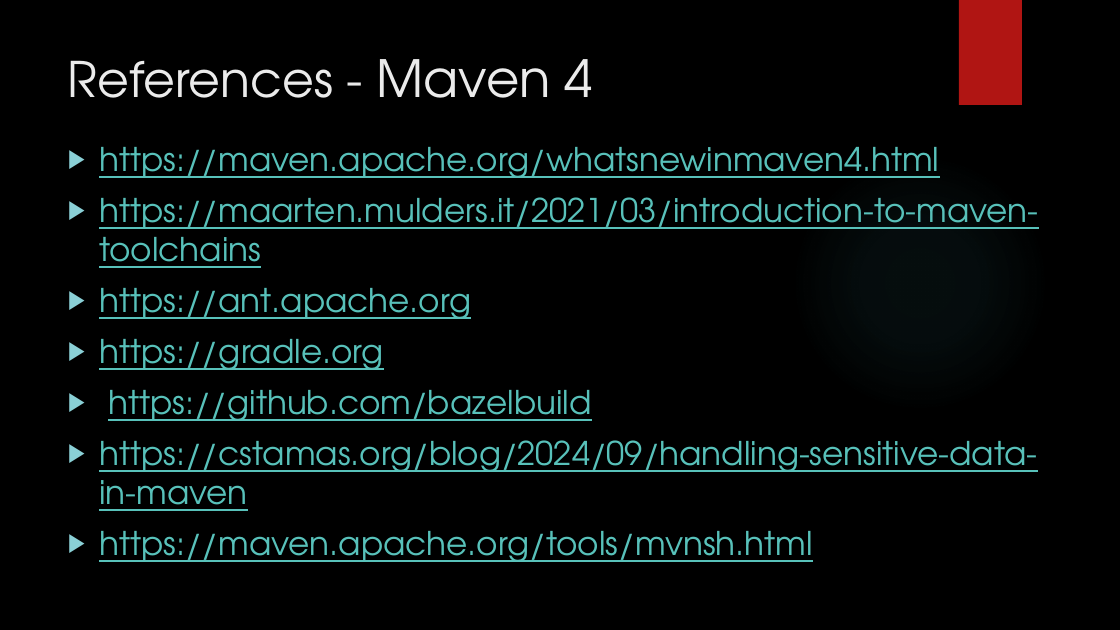
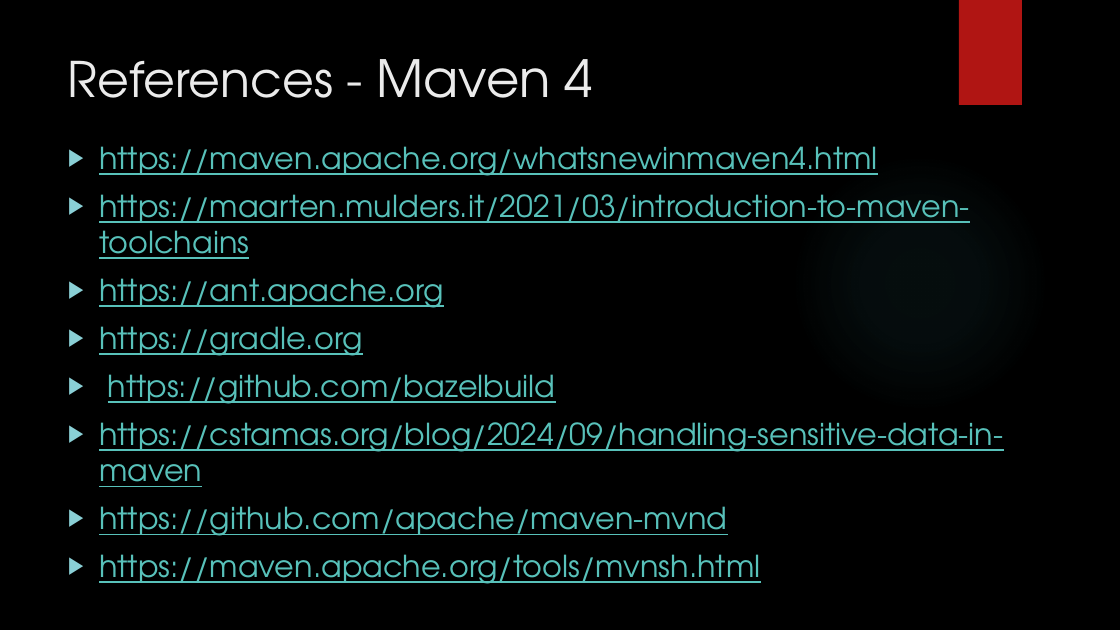
Before and after one commit to iuliana/jdk25-parent-project, a slide deck: slide 39 of maven4-java25-presentation.pptx (slide 28 before the commit). Drawn at 1120x630 pixels with LibreOffice and Linux fonts; fonts in the diff are those of the drawing; background and template pictures are left out. Boxes give left, top, right and bottom in pixels: in the first picture for what was removed or moved away, otherwise in the second. Text is boxed around its words. In the diff, an @@ line names an element or a change of style, - is before the commit and + after.

Commit message:
003 added a few more demo scenarios for Maven, preparing Java25 demo

```diff
--- a/maven4-java25-presentation.pptx
+++ b/maven4-java25-presentation.pptx
@@ text at bbox=[99, 146, 1003, 584]: size 28 to 25.9 pt in "https://maven.apache.org/whatsnewinmaven4.html", "https://maarten.mulders.it/2021/03/introduction-to-maven-too ...", "https://ant.apache.org", "https://gradle.org" and 3 more places @@
@@ text at bbox=[99, 506, 727, 536]: paragraph added @@
+▶ https://github.com/apache/maven-mvnd
```
Also in this commit, not shown: 3 other slides changed, 11 slides added, 11 other files.
